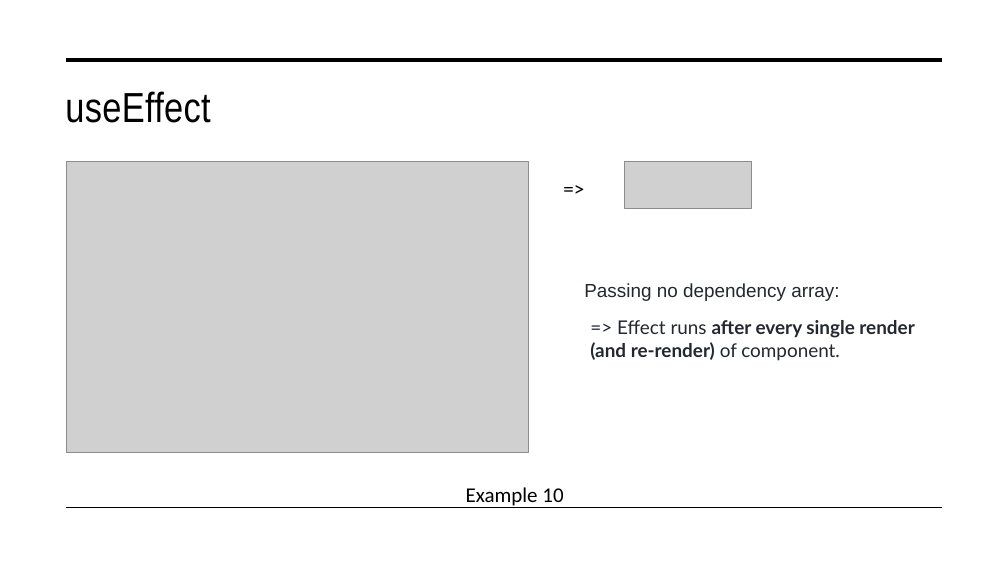
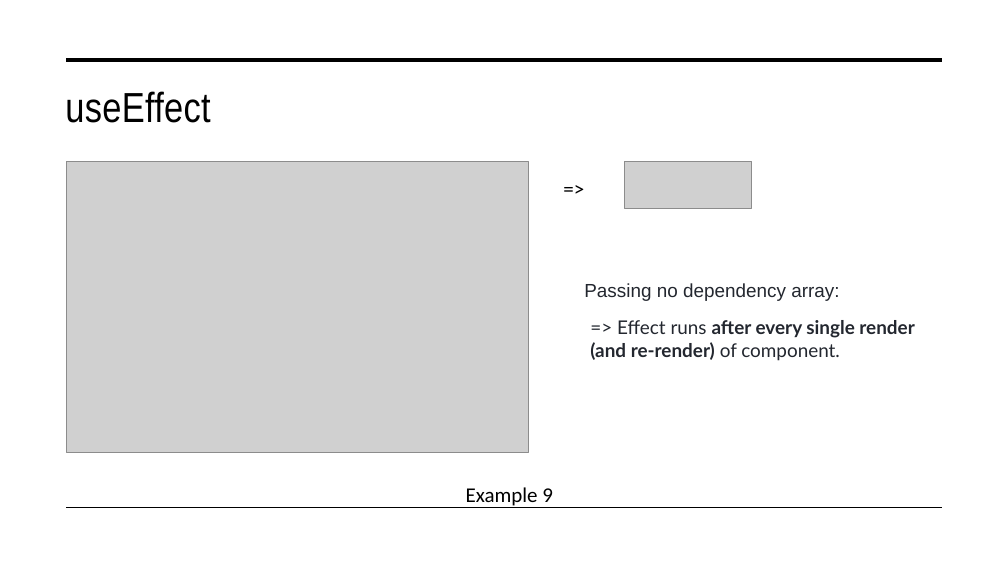
Before and after one commit to tungle251/demo-app, a slide deck: slide 19 of Presentation.pptx (slide 20 before the commit). Drawn at 1008x567 pixels with LibreOffice and Linux fonts; fonts in the diff are those of the drawing; grey boxes stand for pictures. Boxes give left, top, right and bottom in pixels: in the first picture for what was removed or moved away, otherwise in the second. Text is boxed around its words. In the diff, an @@ line names an element or a change of style, - is before the commit and + after.

```diff
--- a/Presentation.pptx
+++ b/Presentation.pptx
@@ text at [466, 487, 553, 508]: text changed @@
-Example 10
+Example 9
```
Also in this commit, not shown: 5 other slides changed, 4 slides added.
